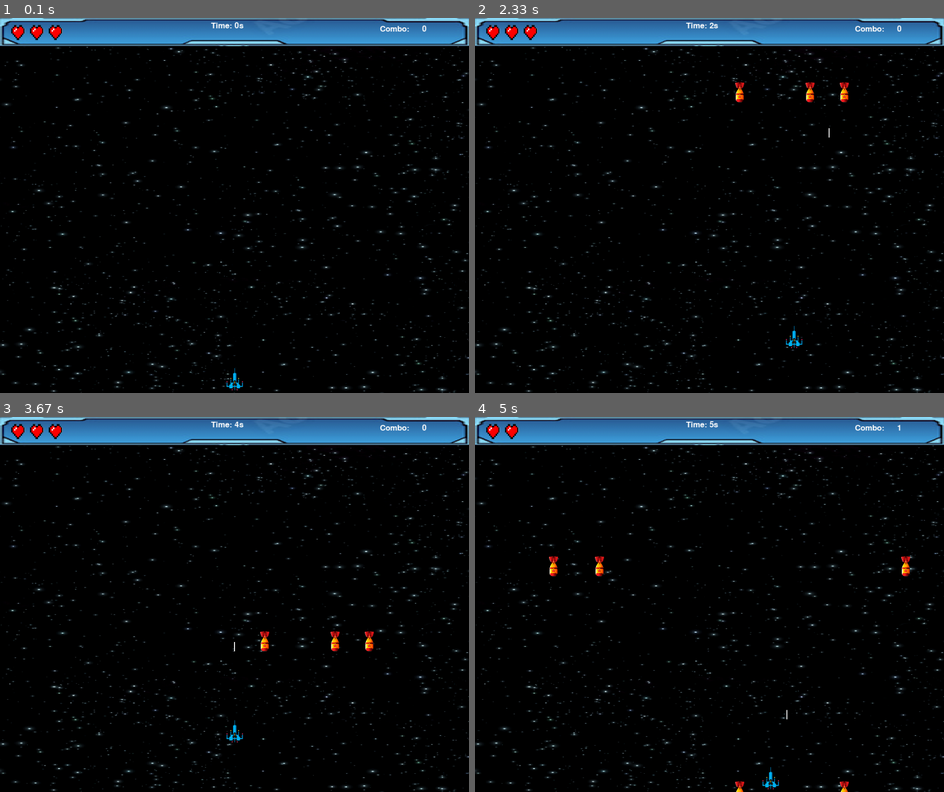
Above: before the commit, frames 1-4 (two rows, left to right).
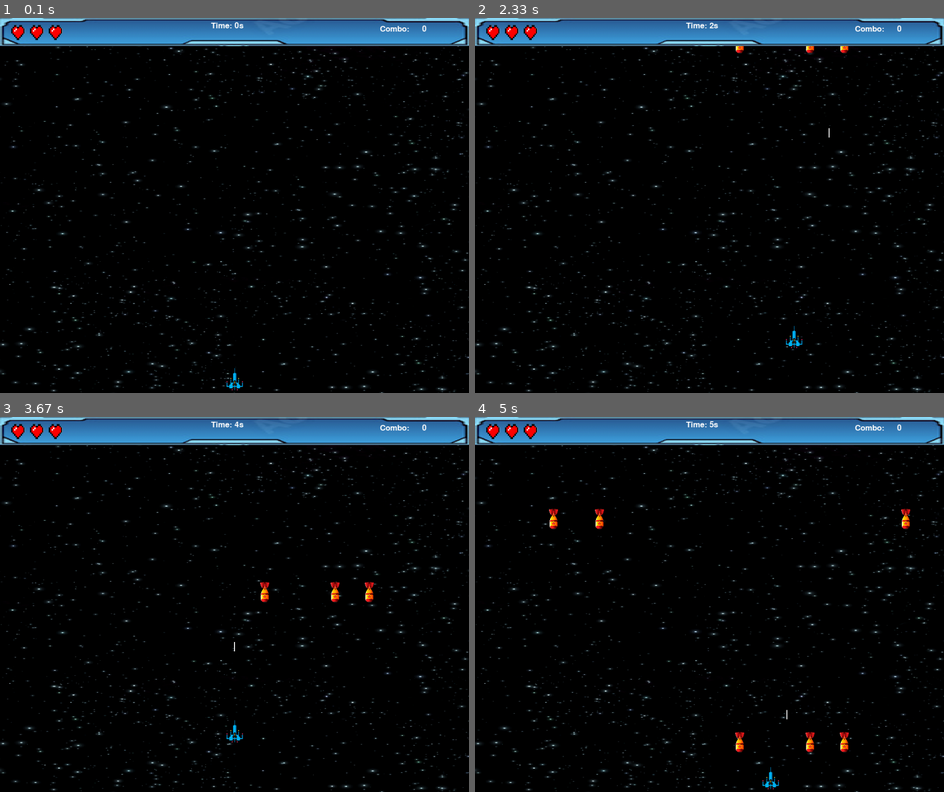
Above: after the commit, the same moments.

Repository: dimitar-st-atanasov/pygame_space_survivor
Game: pygame game, started from main.py
The game is run twice, just before and just after one commit, with the same random seed, the same clock (stepped at 60 frames per second) and the same inputs.
Inputs:
- Up to frame 1 (0.1 s): no input
- Up to frame 2 (2.33 s): tap Space at 0.33, 0.73, 1.03, 1.23, 1.57, 1.87, 2.07 s; hold Right 0.67-1.13 s; hold Up 1.17-1.47 s; hold Right 1.5-1.97 s; hold Left from 2 s (still down)
- Up to frame 3 (3.67 s): tap Space at 2.37, 2.63, 2.97, 3.27, 3.4 s; release Left at 2.53 s; hold Down 2.57-2.87 s; hold Left 2.9-3.3 s; hold Up from 3.33 s (still down)
- Up to frame 4 (5 s): release Up at 3.7 s; hold Right 3.73-4.37 s; tap Space at 3.8, 4.1, 4.47, 4.87 s; hold Down 4.4-4.77 s; hold Left from 4.8 s (still down)

The runs differ from the first frame. In frame 1, 1.4% of the frame differs, in the area x 0-100%, y 7-100%; in frame 2, 1.8%; in frame 3, 2.0%; in frame 4, 2.4%, in the area x 0-100%, y 1-100%.

Commit message:
Add asteroid and virtual environment

Diff:
--- a/main.py
+++ b/main.py
@@ -33,6 +33,7 @@
 SHIELD_HUNDRED_POINTS = pygame.transform.scale(pygame.image.load("resources/images/shield.png"), (50, 50))
 
 PLAYER_VEL = 5
+ASTEROID_VEL = 1
 MISSILE_VEL = 4
 LASER_VEL = 15
 EXTRA_LIFE_HEART_VEL = 3
@@ -40,6 +41,10 @@
 MISSILE_WIDTH = 20
 MISSILE_HEIGHT = 45
 MISSILE = pygame.transform.scale(pygame.image.load("resources/images/missile.png"), (MISSILE_WIDTH, MISSILE_HEIGHT))
+
+ASTEROID_WIDTH = 120
+ASTEROID_HEIGHT = 120
+ASTEROID = pygame.transform.scale(pygame.image.load("resources/images/asteroid.png"), (ASTEROID_WIDTH, ASTEROID_HEIGHT))
 
 LASER_WIDTH = 2
 LASER_HEIGHT = 20
@@ -74,6 +79,7 @@
 UPGRADE_CHANNEL = pygame.mixer.Channel(10)
 GENERATE_HEART_CHANNEL = pygame.mixer.Channel(10)
 MENU_SONG_CHANNEL = pygame.mixer.Channel(11)
+DESTROY_ASTEROID_CHANNEL = pygame.mixer.Channel(12)
 
 # Load Sounds
 shoot_single_sound = pygame.mixer.Sound("resources/sounds/shoot_single.mp3")
@@ -106,11 +112,24 @@
 menu_song.set_volume(1.0)
 
 
-def draw(player, elapsed_time, missiles, lasers, life_hearts, hit, combo_missile_destroyed, shield_enabled, extra_life_hearts):
-
-    # Render and display background and toolbar
+def draw(player, elapsed_time, asteroids, missiles, lasers, life_hearts, hit, combo_missile_destroyed, shield_enabled, extra_life_hearts):
+
+    # Render and display background
+    WIN.blit(BG, (0, TOOLBAR.get_height()))
+
+    # Render and display the falling missiles
+    for missile in missiles:
+        WIN.blit(MISSILE, (missile.x, missile.y))
+        # pygame.draw.rect(WIN, (255, 0, 0), missile, 2) # for debugging
+
+    # Render and display the falling asteroids
+    for asteroid in asteroids:
+        rect, hp = asteroid
+        WIN.blit(ASTEROID, (rect.x, rect.y))
+        # pygame.draw.rect(WIN, (255, 0, 0),asteroid, 2) # for debugging
+
+    # Render and display toolbar
     WIN.blit(TOOLBAR, (0, 0))
-    WIN.blit(BG, (0, 61))
 
     # Render and display destroyed missiles number
     if combo_missile_destroyed < 15:
@@ -133,11 +152,6 @@
     # Render and display elapsed time
     time_text = FONT.render(f"Time: {round(elapsed_time)}s", 1, "white")
     WIN.blit(time_text, (450, 8))
-
-    # Render and display the falling missiles
-    for missile in missiles:
-        WIN.blit(MISSILE, (missile.x, missile.y))
-        # pygame.draw.rect(WIN, (255, 0, 0), missile, 2) # for debugging
 
     # Render and display the shooting laser
     for laser in lasers:
@@ -193,7 +207,7 @@
 
 def main():
 
-    global MISSILE_VEL
+    global MISSILE_VEL, ASTEROID_VEL
 
     run = True
 
@@ -206,32 +220,39 @@
     paused_time = 0
     pause_start = None
 
+    asteroid_count = 0
+    asteroid_add_increment = 3000
     missile_add_increment = 2000 # Starting respawn time gap of falling missiles
     missile_count = 0
     min_distance = MISSILE_WIDTH * 2
 
     lasers = []
+    asteroids = []
     missiles = []
+    extra_points = []
+    extra_life_hearts = []
+
     life_hearts = 3
+
     last_minute = 0
-    extra_points = []
     total_extra_points = 0
-
     last_shot_time = 0
     last_crash_time = 0
-
     current_hit_time = 0
+    combo_missile_destroyed = 0
+
     hit = False
     helper = False
-    combo_missile_destroyed = 0
+    activate_asteroids = False
     shield_enabled = False
     extra_life_heart_enabled = False
-    extra_life_hearts = []
 
     last_minute_increment = 1
 
     while run:
-        missile_count += clock.tick(60)
+        dt = clock.tick(60)   # milliseconds since last frame
+        missile_count += dt
+        asteroid_count += dt
         elapsed_time = time.time() - start_time - paused_time
 
         # Earn extra lifes
@@ -239,25 +260,44 @@
         if current_minute > last_minute:
             if life_hearts < 5:
                 life_hearts += 1
+                activate_asteroids = True
             last_minute = current_minute
 
+        if activate_asteroids and asteroid_count > asteroid_add_increment:
+            if len(asteroids) < 2:
+                for _ in range(100):
+                    asteroid_x = random.randint(0, WIDTH - ASTEROID_WIDTH)
+
+                    # check spacing from existing asteroids + missiles
+                    if all(abs(asteroid_x - a[0].x) >= min_distance for a in asteroids) and \
+                    all(abs(asteroid_x - m.x) >= min_distance for m in missiles):
+                        asteroid = [pygame.Rect(asteroid_x, -ASTEROID_HEIGHT, ASTEROID_WIDTH, ASTEROID_HEIGHT), 10]
+                        asteroids.append(asteroid)
+                        break
+
+            asteroid_count = 0
+
+
         if missile_count > missile_add_increment:
-
             for _ in range(3):
-                attempts = 0
-                while attempts < 100:
+                for attempt in range(100):
                     missile_x = random.randint(0, WIDTH - MISSILE_WIDTH)
-                    # Extract x-coordinates from existing missiles for distance check
-                    existing_x_coords = [m.x for m in missiles]
-                    # Check if this missile is far enough from all existing missiles
-                    if all(abs(missile_x - existing_x) >= min_distance for existing_x in existing_x_coords):
-                        break
-                    attempts += 1
-                # If a valid position is found within the limit, create the missile
-                if attempts < 100:
-                    missile_x = max(10, min(missile_x, WIDTH - MISSILE_WIDTH - 10))
-                    missile = pygame.Rect(missile_x, 60, MISSILE_WIDTH, MISSILE_HEIGHT)
-                    missiles.append(missile)
+
+                    # Check spacing from existing missiles
+                    if all(abs(missile_x - m.x) >= min_distance for m in missiles):
+                        # Check vertical + horizontal space for asteroids
+                        safe_to_spawn = True
+                        for a in asteroids:
+                            rect, hp = a
+                            if rect.y + rect.height > -MISSILE_HEIGHT and \
+                            (missile_x + MISSILE_WIDTH > rect.x and missile_x < rect.x + ASTEROID_WIDTH):
+                                safe_to_spawn = False
+                                break
+
+                        if safe_to_spawn:
+                            missile = pygame.Rect(missile_x, -MISSILE_HEIGHT, MISSILE_WIDTH, MISSILE_HEIGHT)
+                            missiles.append(missile)
+                            break
 
             missile_add_increment = max(250, missile_add_increment - 30)
             missile_count = 0
@@ -320,13 +360,40 @@
                             COUNTDOWN_CHANNEL.play(countdown_sound)
                             WIN.blit(BG, (0, 61))
                             WIN.blit(TOOLBAR, (0, 0))
-                            draw(player, elapsed_time, missiles, lasers, life_hearts, hit, combo_missile_destroyed, shield_enabled, extra_life_hearts)
+                            draw(player, elapsed_time, asteroids, missiles, lasers, life_hearts, hit, combo_missile_destroyed, shield_enabled, extra_life_hearts)
 
                             WIN.blit(text, (WIDTH / 2 - text.get_width() / 2, HEIGHT / 2 - text.get_height() / 2))
                             pygame.display.update()
                             pygame.time.delay(1000)
                         paused_time += time.time() - pause_start
                         break
+
+        # Generate falling asteroids and remove them if crash into spaceship
+        for asteroid in asteroids[:]:
+            rect, hp = asteroid  # unpack
+            rect.y += ASTEROID_VEL  # move down
+
+            # remove if it goes off screen
+            if rect.y > HEIGHT:
+                asteroids.remove(asteroid)
+                continue
+
+            # collision with player
+            if rect.colliderect(player):
+                current_crash_time = time.time()
+                if current_crash_time - last_crash_time >= 1.5:
+                    if shield_enabled:
+                        shield_enabled = False
+                        DEACTIVATE_SHIELD_CHANNEL.play(deactivate_shield_sound)
+                    else:
+                        GETTING_HIT_CHANNEL.play(getting_hit_sound)
+                        life_hearts -= 1
+                        helper = False
+                        hit = True
+                        current_hit_time = time.time()
+                    combo_missile_destroyed = 0
+                    count_destroyed_missiles(last_minute, extra_points)
+                    last_crash_time = current_crash_time
 
         # Generate falling missiles and remove them if crash into spaceship
         for missile in missiles[:]:
@@ -360,7 +427,7 @@
             if time.time() - current_hit_time >= 0.5:  # remove hit image after half a second after a hit
                 hit = False
 
-        # Generate shooting laser and remove laser and missile if hit
+        # Generate shooting laser and remove laser and asteroid/missile if hit
         for laser in lasers[:]:
             laser.y -= LASER_VEL
             if laser.y <= 60:
@@ -368,6 +435,32 @@
                     lasers.remove(laser)
                 except ValueError:
                     pass
+
+            for asteroid in asteroids[:]:
+                rect, hp = asteroid
+                if laser.colliderect(rect):
+                    # reduce HP
+                    asteroid[1] -= 1
+
+                    if laser in lasers:
+                        lasers.remove(laser)
+
+                    DESTROY_ASTEROID_CHANNEL.play(destroy_missile_sound)
+                    # check if asteroid is destroyed
+                    if asteroid[1] <= 0:
+                        asteroids.remove(asteroid)
+                        combo_missile_destroyed += 3
+
+                    # optional: update combo, shield, helper as in your current code
+                    if combo_missile_destroyed == 15 and not helper:
+                        UPGRADE_CHANNEL.play(upgrade_sound)
+                    if combo_missile_destroyed >= 15:
+                        helper = True
+                    if combo_missile_destroyed >= 30 and not shield_enabled:
+                        shield_enabled = True
+                        ACTIVATE_SHIELD_CHANNEL.play(activate_shield_sound)
+
+                    break
 
             for missile in missiles[:]:
                 if laser.colliderect(missile):
@@ -481,7 +574,7 @@
                 run = False
                 break
 
-        draw(player, elapsed_time, missiles, lasers, life_hearts, hit, combo_missile_destroyed, shield_enabled, extra_life_hearts)
+        draw(player, elapsed_time, asteroids, missiles, lasers, life_hearts, hit, combo_missile_destroyed, shield_enabled, extra_life_hearts)
 
     pygame.quit()
 
Not shown, changed: README.md
Binary file added: resources/images/asteroid.png
